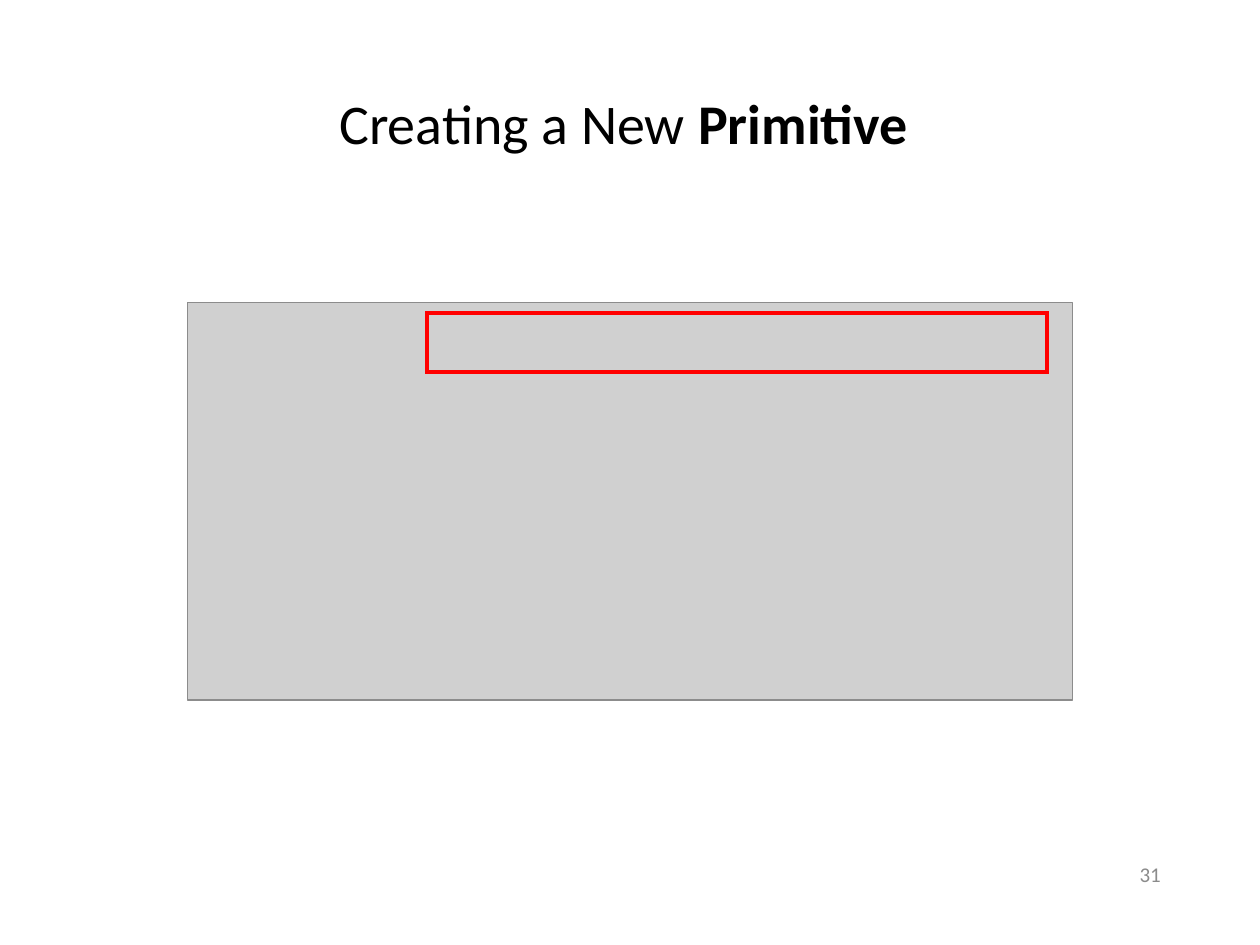
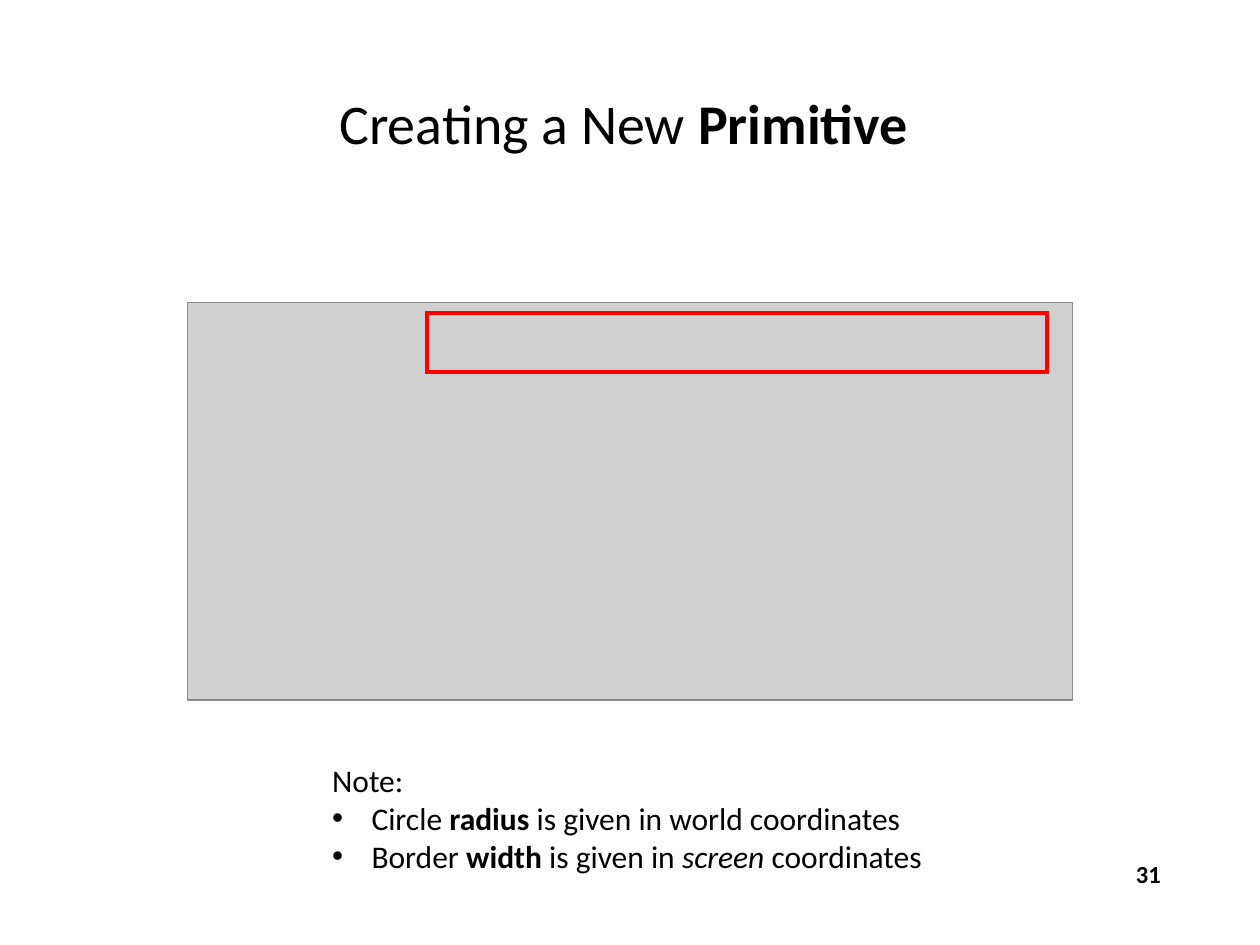
Before and after one commit to dbiersach/scicomp301-cpp-linux, a slide deck: slide 31 of session05/Session 05 - 2D Graphics, Polar Coordinates.pptx. Drawn at 1260x945 pixels with LibreOffice and Linux fonts; fonts in the diff are those of the drawing; grey boxes stand for pictures. Boxes give left, top, right and bottom in pixels: in the first picture for what was removed or moved away, otherwise in the second. Text is boxed around its words. In the diff, an @@ line names an element or a change of style, - is before the commit and + after.

```diff
--- a/session05/Session 05 - 2D Graphics, Polar Coordinates.pptx
+++ b/session05/Session 05 - 2D Graphics, Polar Coordinates.pptx
@@ text added at bbox=[332, 771, 922, 874], 18 pt, text #000000 @@
+Note:
+• Circle radius is given in world coordinates
+• Border width is given in screen coordinates
@@ page number at bbox=[1136, 867, 1161, 883]: size 12 to 14 pt, text colour #8C8C8C to #000000, bold on @@
```
Also in this commit, not shown: 6 other slides changed, 3 other files.
